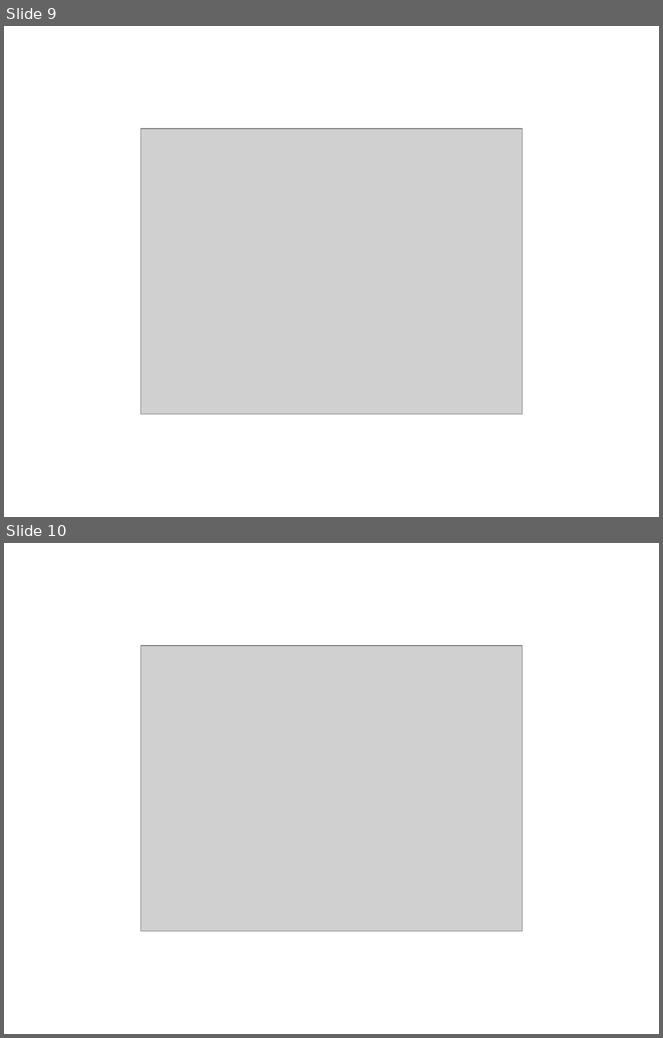
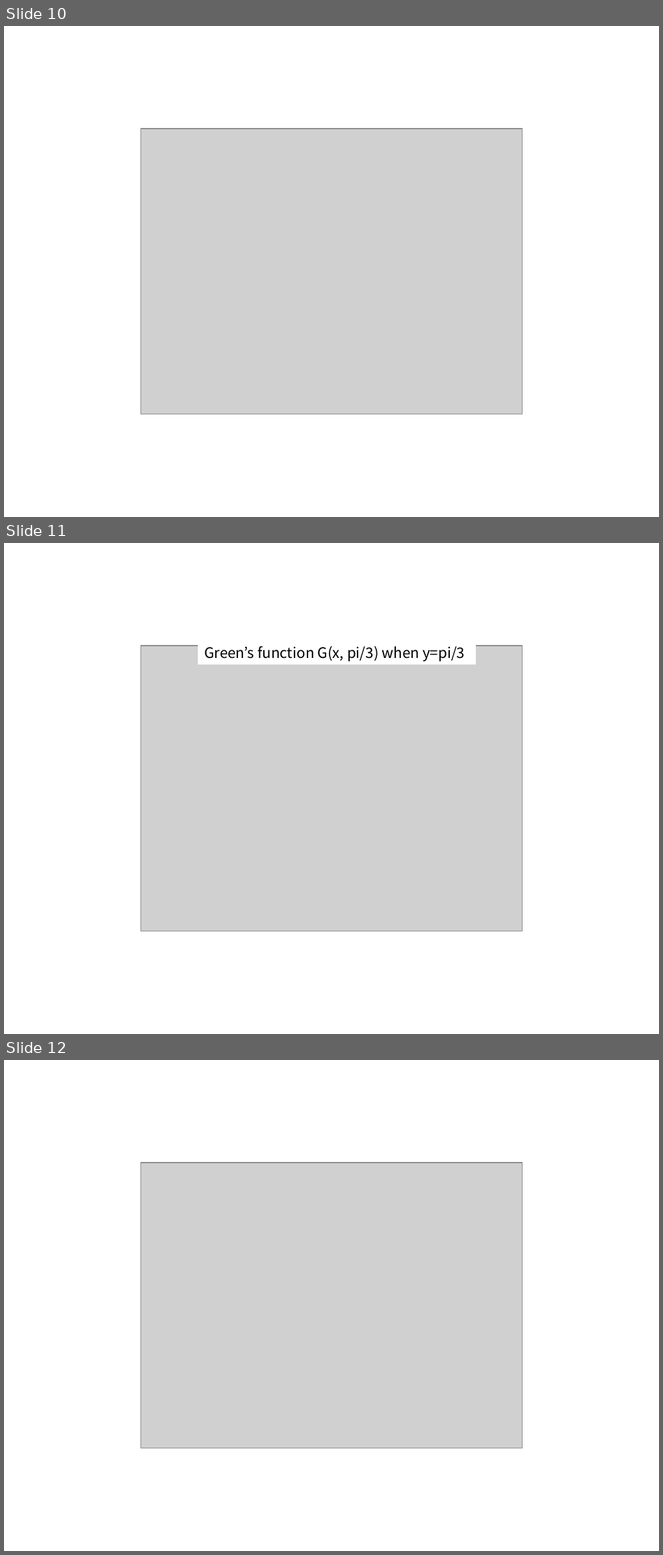
Before and after one commit to answeredbyablemind/answeredbyablemind.github.io, a slide deck: pics/2021-06-09-Greens_function/pics.pptx. Shown one above the other, each under a label of ours: slides 9 and 10 before the commit, slides 10, 11 and 12 after it. The pictures are 663x1038 and 663x1555 pixels, drawn with LibreOffice and Linux fonts; fonts in the diff are those of the drawing; grey boxes stand for pictures. Boxes give left, top, right and bottom in pixels: in the first picture for what was removed or moved away, otherwise in the second. Text is boxed around its words. In the diff, an @@ line names an element or a change of style, - is before the commit and + after.

```diff
--- a/pics/2021-06-09-Greens_function/pics.pptx
+++ b/pics/2021-06-09-Greens_function/pics.pptx
@@ slide 11 added at (x1=4, y1=543, x2=659, y2=1034), background #FFFFFF @@
@@ picture added at (x1=141, y1=646, x2=522, y2=932) @@
@@ rectangle added at (x1=198, y1=641, x2=477, y2=665), fill #FFFFFF, 16 pt, text #000000 @@
+Green’s function G(x, pi/3) when y=pi/3
@@ what was slide 9 is now slide 10 @@
@@ what was slide 10 is now slide 12 @@
```
Also in this commit, not shown: 1 other slide added, 9 other files.
